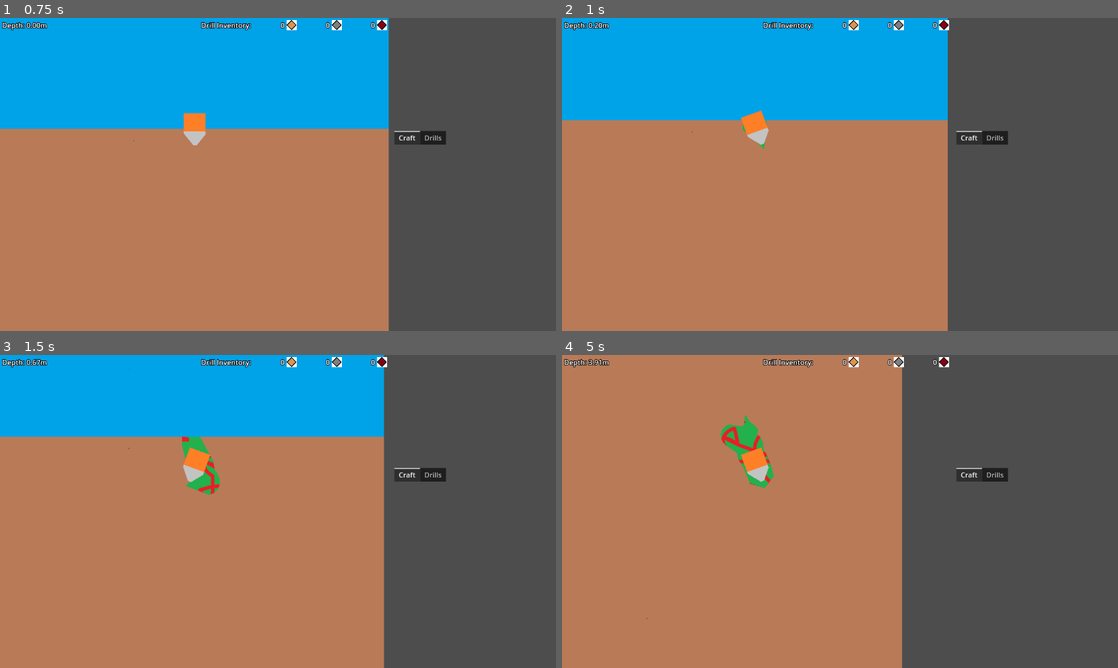
Above: before the commit, frames 1-4 (two rows, left to right).
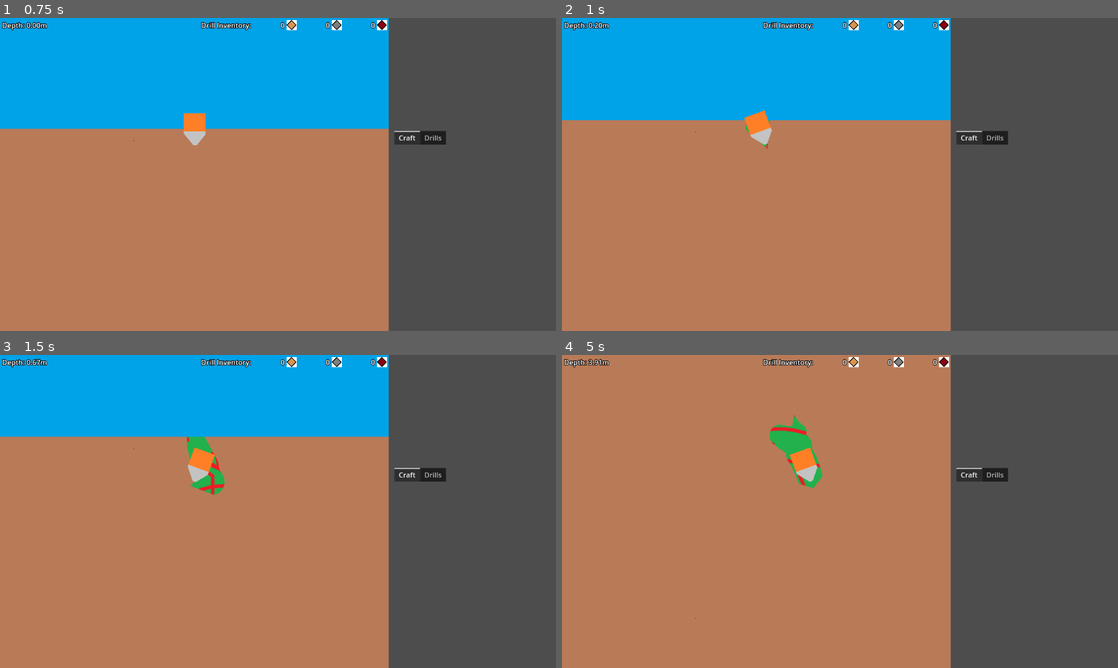
Above: after the commit, the same moments.

Repository: aNotSoCleverName/mechanicore
Game: Godot game, scene res://Main.tscn
The game is run twice, just before and just after one commit, with the same random seed, the same clock (stepped at 60 frames per second) and the same inputs.
Inputs:
- Up to frame 1 (0.75 s): tap Enter at 0.5 s; hold D from 0.53 s (still down)
- Up to frame 2 (1 s): keep holding D; tap Space at 0.77 s
- Up to frame 3 (1.5 s): release D at 1.28 s; hold A from 1.28 s (still down)
- Up to frame 4 (5 s): tap Space at 1.52, 3.02, 3.77, 4.52 s; release A at 2.03 s; hold D 2.03-3.53 s; hold A from 3.53 s (still down)

Frame 1 is identical in both runs. In frame 2, 0.8% of the frame differs, in the area x 23-70%, y 0-100%; in frame 3, 1.4%; in frame 4, 11%, in the area x 15-70%, y 0-100%.

Commit message:
Camera no longer moves in x axis

Diff:
--- /dev/null
+++ b/Endless Run/Drill/Camera.gd
@@ -0,0 +1,12 @@
+extends Camera2D
+
+var _drill: Drill;
+var _viewportRect: Rect2;
+
+func _ready() -> void:
+	self._drill = self.find_parent("Endless Run").find_child("Drill");
+	self._viewportRect = get_viewport_rect();
+
+func _process(_delta) -> void:
+	self.global_position.x = self._viewportRect.size.x / 2;
+	self.global_position.y = self._drill.global_position.y;
--- a/Endless Run/Drill/Drill.tscn
+++ b/Endless Run/Drill/Drill.tscn
@@ -8,9 +8,6 @@
 [node name="Drill" type="CharacterBody2D"]
 collision_mask = 2
 script = ExtResource("1_ycj8x")
-
-[node name="Camera2D" type="Camera2D" parent="."]
-offset = Vector2(0, 104)
 
 [node name="Sprite Drill" type="Sprite2D" parent="."]
 rotation = -1.5708
--- a/Main.tscn
+++ b/Main.tscn
@@ -1,9 +1,10 @@
-[gd_scene load_steps=6 format=3 uid="uid://kf4x8f2aj1c7"]
+[gd_scene load_steps=7 format=3 uid="uid://kf4x8f2aj1c7"]
 
 [ext_resource type="PackedScene" uid="uid://qh6srgn7krbr" path="res://Endless Run/Background/Parallax Background.tscn" id="1_tsuhl"]
 [ext_resource type="PackedScene" uid="uid://dllakqtlni1xh" path="res://Endless Run/Top Bar/Top Bar.tscn" id="3_3cqpp"]
 [ext_resource type="PackedScene" uid="uid://c0q46edypqnp0" path="res://Endless Run/Wall.tscn" id="4_0aum5"]
 [ext_resource type="PackedScene" uid="uid://6hg1syki30xs" path="res://Endless Run/Drill/Drill.tscn" id="4_76jrm"]
+[ext_resource type="Script" path="res://Endless Run/Drill/Camera.gd" id="4_nr18h"]
 [ext_resource type="PackedScene" uid="uid://dx4xl0ya4o52y" path="res://Shop & Menu/Shop & Menu.tscn" id="5_lg7n8"]
 
 [node name="Main" type="HBoxContainer"]
@@ -34,6 +35,10 @@
 position = Vector2(448, 256)
 rotation = 1.5708
 
+[node name="Camera2D" type="Camera2D" parent="Endless Run Container/Endless Run"]
+offset = Vector2(0, 104)
+script = ExtResource("4_nr18h")
+
 [node name="UI" type="CanvasLayer" parent="Endless Run Container/Endless Run"]
 
 [node name="Top Bar" parent="Endless Run Container/Endless Run/UI" instance=ExtResource("3_3cqpp")]
